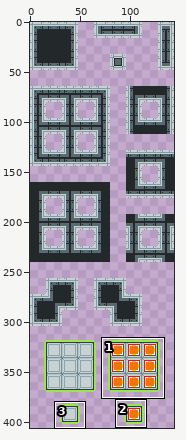
Sprite sheet, stored at resources/tileset/tileset.png. The first picture is a wide view before the edit; the outline marks the close-up.
Close-up. Earlier state:
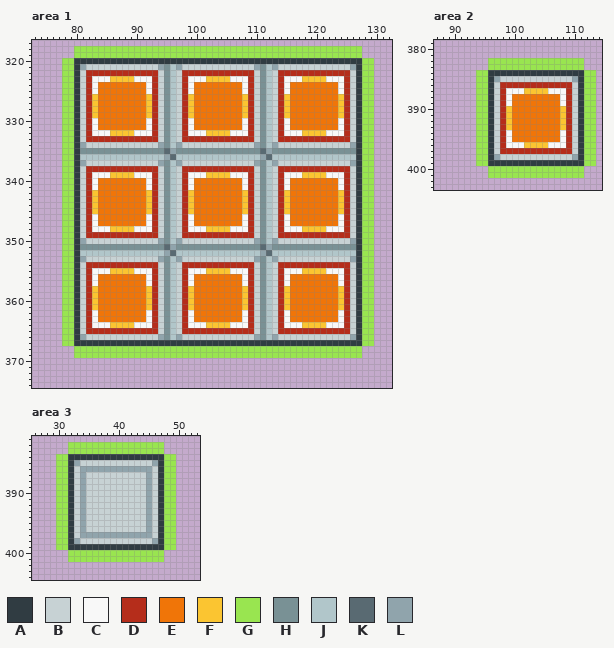
The file is 144x416 pixels. Colours within 5 levels of each other are drawn and written as one. Shown: area 1: x 73..132, y 317..374; area 2: x 87..114, y 379..403; area 3: x 26..53, y 381..404. The wide view leaves out empty margins. The commit also changed other parts of the picture, which this record leaves out.
Palette (. is transparent): A #303c42  B #c7d2d4  C #f8f8f8  D #b52d1b  E #f07508  F #fbc531  G #99e550  H #799195  J #b1c6ca  K #596a72  L #90a4ac
The result:
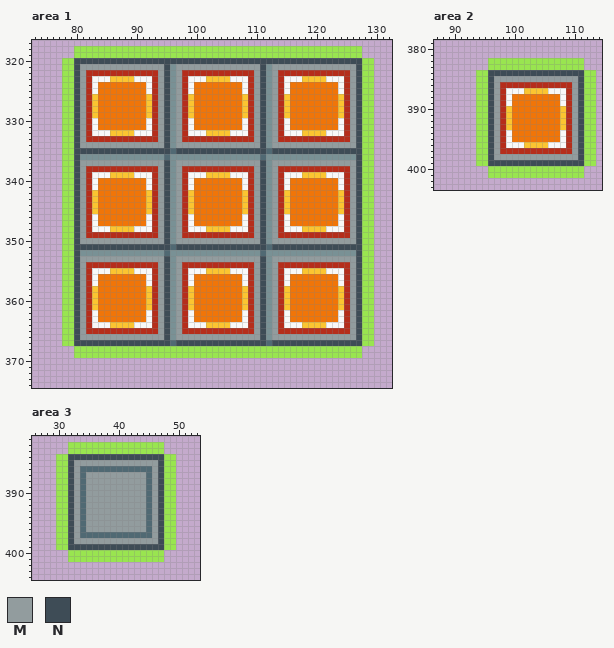
Colours new in this view: M #929c9e  N #3e4c56
Difference:
Colour L changes from #90a4ac to #506973.
Area 1:
The author changed colour J to colour H in rows 321 to 334 at x 96 and 112; in row 336 at x 81 to 94, 97 to 110 and 113 to 126; in rows 337 to 350 at x 96 and 112; in row 352 at x 81 to 94, 97 to 110 and 113 to 126; in rows 353 to 366 at x 96 and 112.
The author changed colour K to colour H in row 336 at x 96 and 112; in row 352 at x 96 and 112.
The author changed colour A to colour L in row 367 at x 96 and 112.
The author changed colour B to colour M in row 321 at x 82 to 93, 98 to 109 and 114 to 125; in rows 322 to 333 at x 81, 94, 97, 110, 113 and 126; in row 334 at x 82 to 93, 98 to 109 and 114 to 125; in row 337 at x 82 to 93, 98 to 109 and 114 to 125; in rows 338 to 349 at x 81, 94, 97, 110, 113 and 126; in row 350 at x 82 to 93, 98 to 109 and 114 to 125.
The author changed colour B to colour M in row 353 at x 82 to 93, 98 to 109 and 114 to 125; in rows 354 to 365 at x 81, 94, 97, 110, 113 and 126; in row 366 at x 82 to 93, 98 to 109 and 114 to 125.
The author changed colour L to colour M in row 321 at x 81, 94, 97, 110, 113 and 126; in row 334 at x 81, 94, 97, 110, 113 and 126; in row 337 at x 81, 94, 97, 110, 113 and 126; in row 350 at x 81, 94, 97, 110, 113 and 126; in row 353 at x 81, 94, 97, 110, 113 and 126; in row 366 at x 81, 94, 97, 110, 113 and 126.
The author changed colour A to colour N in row 320 at x 80 to 127; in rows 321 to 366 at x 80 and 127; in row 367 at x 80 to 95, 97 to 111 and 113 to 127.
The author changed colour H to colour N in rows 321 to 334 at x 95 and 111; in row 335 at x 81 to 94, 97 to 110 and 113 to 126; in rows 337 to 350 at x 95 and 111; in row 351 at x 81 to 94, 97 to 110 and 113 to 126; in rows 353 to 366 at x 95 and 111.
The author changed colour K to colour N in row 335 at x 95 and 111; in row 351 at x 95 and 111.
Area 2:
The author changed colour B to colour M in row 385 at x 98 to 109; in rows 386 to 397 at x 97 and 110; in row 398 at x 98 to 109.
The author changed colour L to colour M in row 385 at x 97 and 110; in row 398 at x 97 and 110.
The author changed colour A to colour N in row 384 at x 96 to 111; in rows 385 to 398 at x 96 and 111; in row 399 at x 96 to 111.
Area 3:
The author changed colour B to colour M in row 385 at x 34 to 45; in row 386 at x 33 and 46; in rows 387 to 396 at x 33, 35 to 44 and 46; in row 397 at x 33 and 46; in row 398 at x 34 to 45.
The author changed colour L to colour M in row 385 at x 33 and 46; in row 398 at x 33 and 46.
The author changed colour A to colour N in row 384 at x 32 to 47; in rows 385 to 398 at x 32 and 47; in row 399 at x 32 to 47.
Boxes around the changes in both close-ups, in picture pixels (x1, y1, x2, y2):
changed: (74, 58, 362, 346)
changed: (488, 70, 584, 166)
changed: (68, 454, 164, 550)
